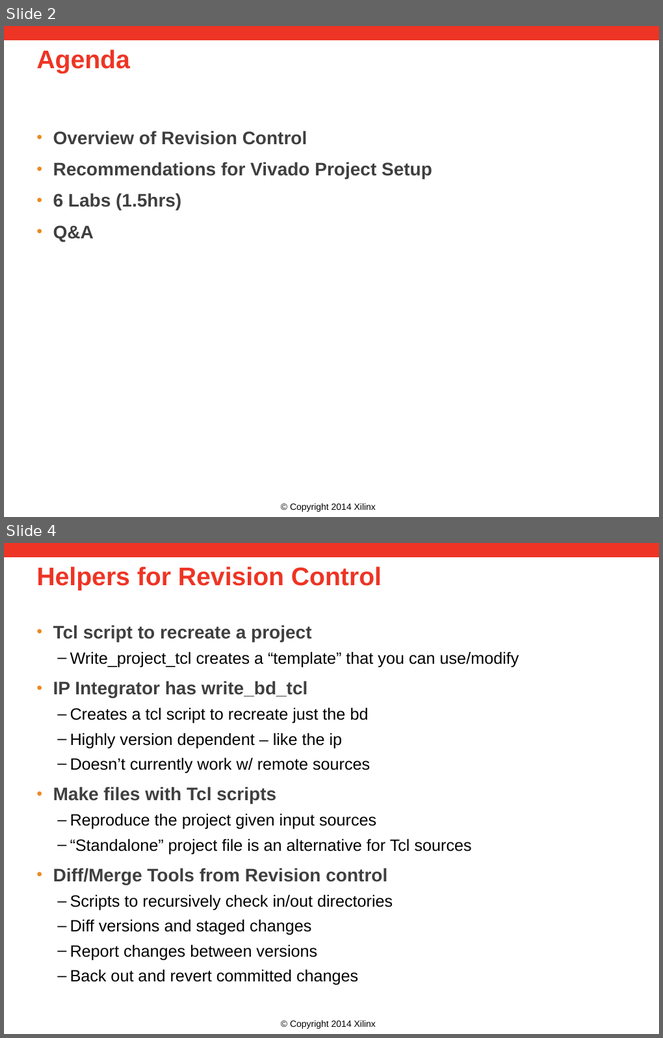
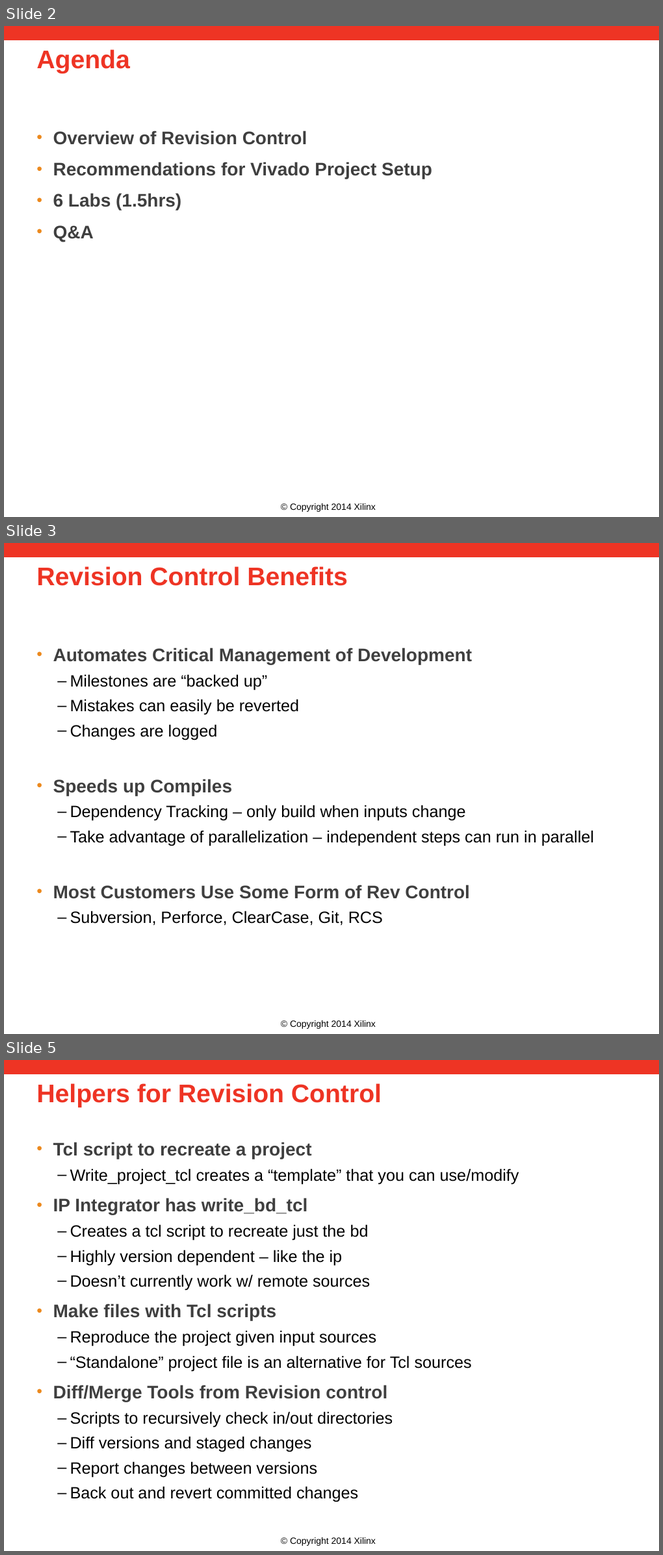
Before and after one commit to Xilinx/revCtrl, a slide deck: doc/versionControl.pptx. Shown one above the other, each under a label of ours: slides 2 and 4 before the commit, slides 2, 3 and 5 after it; the slides between them are not shown. The pictures are 663x1038 and 663x1555 pixels, drawn with LibreOffice and Linux fonts; fonts in the diff are those of the drawing; background and template pictures are left out. Boxes give left, top, right and bottom in pixels: in the first picture for what was removed or moved away, otherwise in the second. Text is boxed around its words. In the diff, an @@ line names an element or a change of style, - is before the commit and + after.

```diff
--- a/doc/versionControl.pptx
+++ b/doc/versionControl.pptx
@@ slide 3 added at <box>4,543,659,1034</box>, background #FFFFFF; not listed: 2 template elements that a slide beside it also shows @@
@@ title added at <box>36,566,347,586</box>, 28 pt, text #EE3424, bold @@
+Revision Control Benefits
@@ text added at <box>53,648,594,926</box>, 18 pt, text #000000 @@
+• Automates Critical Management of Development
+  – Milestones are “backed up”
+  – Mistakes can easily be reverted
+  – Changes are logged
+• Speeds up Compiles
+  – Dependency Tracking – only build when inputs change
+  – Take advantage of parallelization – independent steps can run in parallel
+• Most Customers Use Some Form of Rev Control
+  – Subversion, Perforce, ClearCase, Git, RCS
@@ what was slide 4 is now slide 5 @@
```
Also in this commit, not shown: 1 slide changed.
